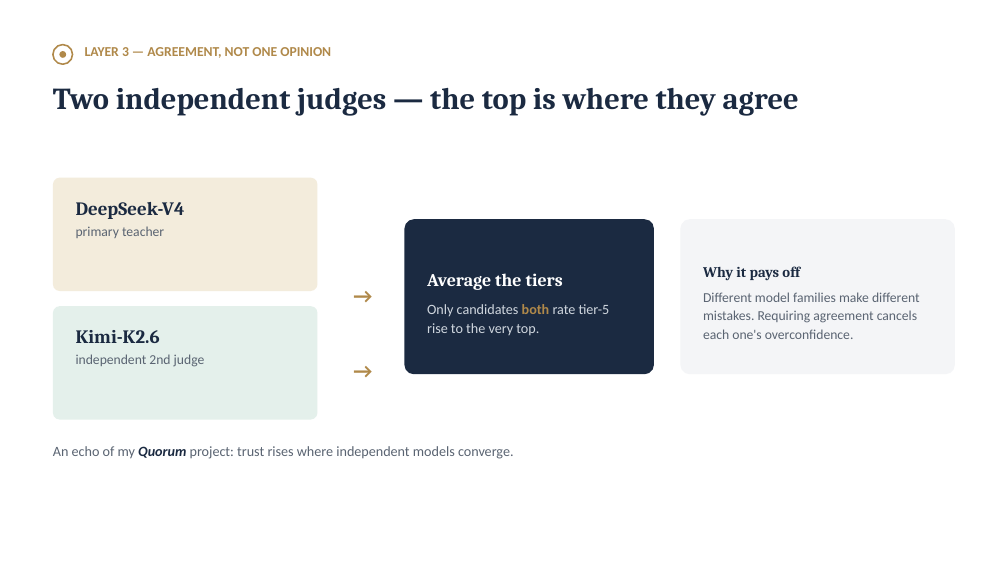
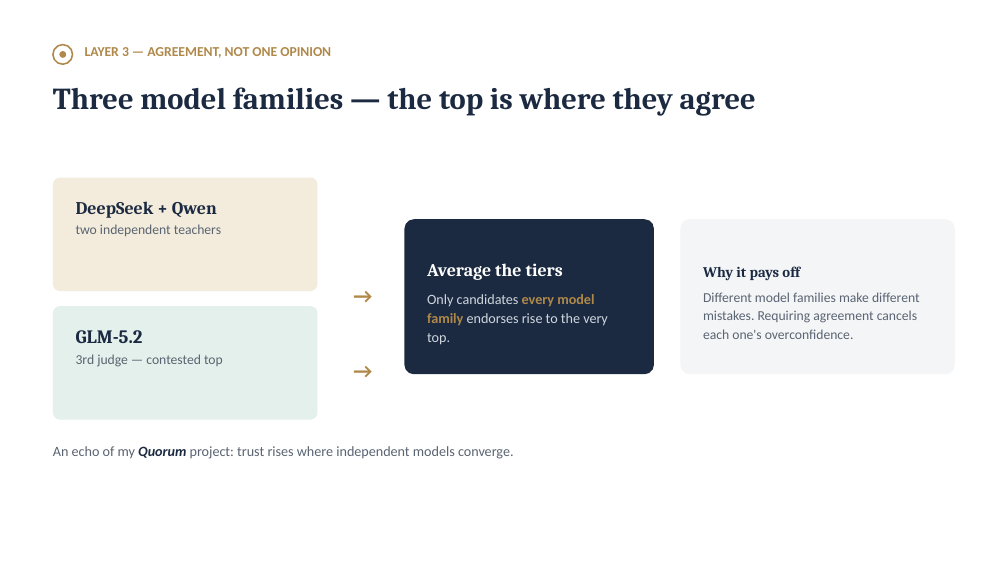
Before and after one commit to TheClazer/parakh, a slide deck: slide 11 of deck/parakh_deck.pptx. Drawn at 1008x567 pixels with LibreOffice and Linux fonts; fonts in the diff are those of the drawing. Boxes give left, top, right and bottom in pixels: in the first picture for what was removed or moved away, otherwise in the second. Text is boxed around its words. In the diff, an @@ line names an element or a change of style, - is before the commit and + after.

Commit message:
v2 final: dual-teacher + sweep + GLM third judge, verified reasons
- Both teachers now cover 5,500 candidates (3,000 rule shortlist + 2,500
  recall-rescue sweep); sweep rescued 9 tier-4 gems the rules under-ranked
- GLM-5.2 third judge on the top-100 (Kimi emits empty output on Nebius);
  top-10 is unanimous tier-5 across three model families
- active_before_signup check removed: fires on 7,496 profiles = generator
  noise, not a trap signature (precision over recall for honeypot flags)
- reasons_final.jsonl: rank-toned, fact-verified reasoning for the final 100
- orjson fast-path; selftest wall ~190-265s / 0.21GB, inside spec limits
- gitignore: whitelist all artifacts needed for Stage-3 reproduction

```diff
--- a/deck/parakh_deck.pptx
+++ b/deck/parakh_deck.pptx
@@ text at (53, 87, 756, 116): text changed @@
-Two independent judges — the top is where they agree
+Three model families — the top is where they agree
@@ text at (76, 201, 221, 236): text changed @@
-DeepSeek-V4
-primary teacher
+DeepSeek + Qwen
+two independent teachers
@@ text at (427, 294, 608, 345): text changed @@
-Only candidates both rate tier-5 rise to the very top.
+Only candidates every model family endorses rise to the very top.
@@ text at (76, 330, 223, 367): text changed @@
-Kimi-K2.6
-independent 2nd judge
+GLM-5.2
+3rd judge — contested top
```
Also in this commit, not shown: 4 other slides changed, 14 other files.
